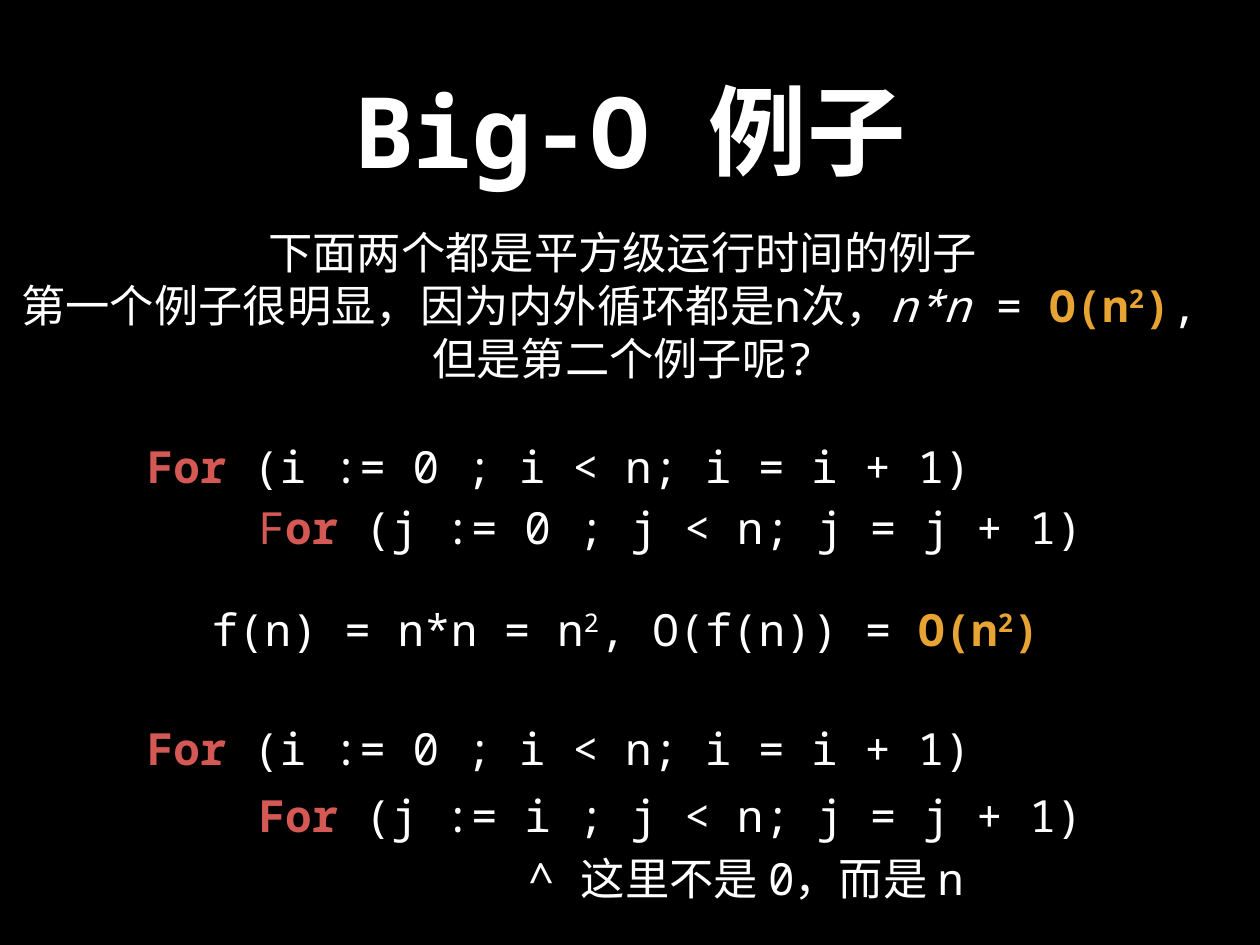
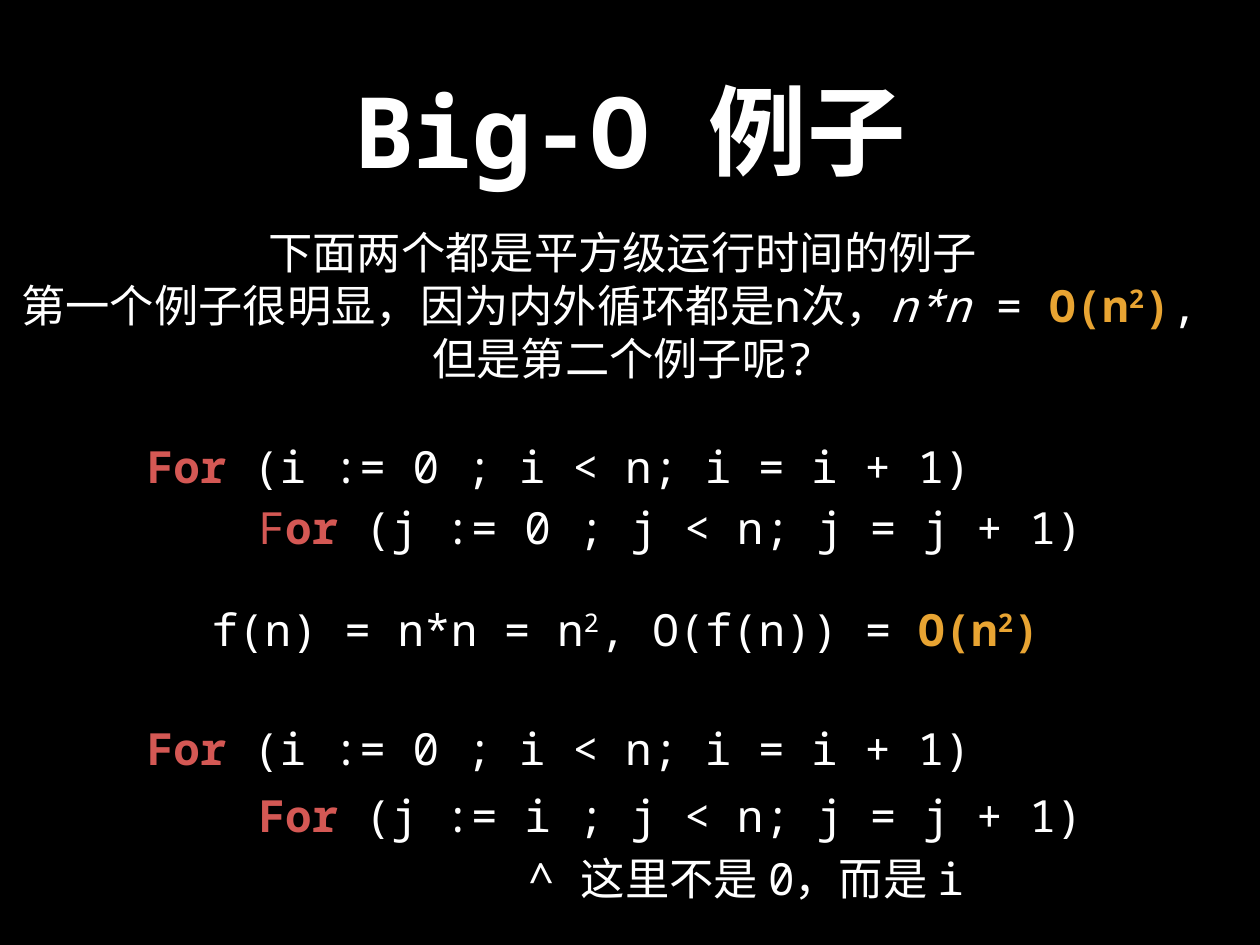
Before and after one commit to spring2go/Algorithms, a slide deck: slide 15 of slides/datastructures/ds_intro_slides.pptx. Drawn at 1260x945 pixels with LibreOffice and Linux fonts; fonts in the diff are those of the drawing. Boxes give left, top, right and bottom in pixels: in the first picture for what was removed or moved away, otherwise in the second. Text is boxed around its words. In the diff, an @@ line names an element or a change of style, - is before the commit and + after.

```diff
--- a/slides/datastructures/ds_intro_slides.pptx
+++ b/slides/datastructures/ds_intro_slides.pptx
@@ text at (x1=581, y1=857, x2=964, y2=900): text changed @@
-^ 这里不是 0，而是 n
+^ 这里不是 0，而是 i
```
Also in this commit, not shown: 9 other slides changed, 1 other file.
